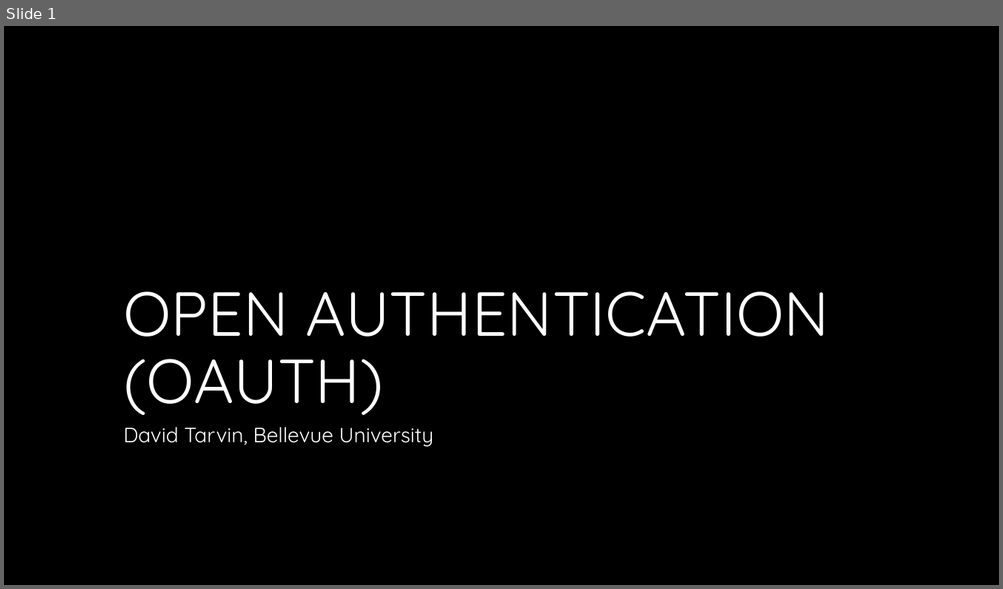
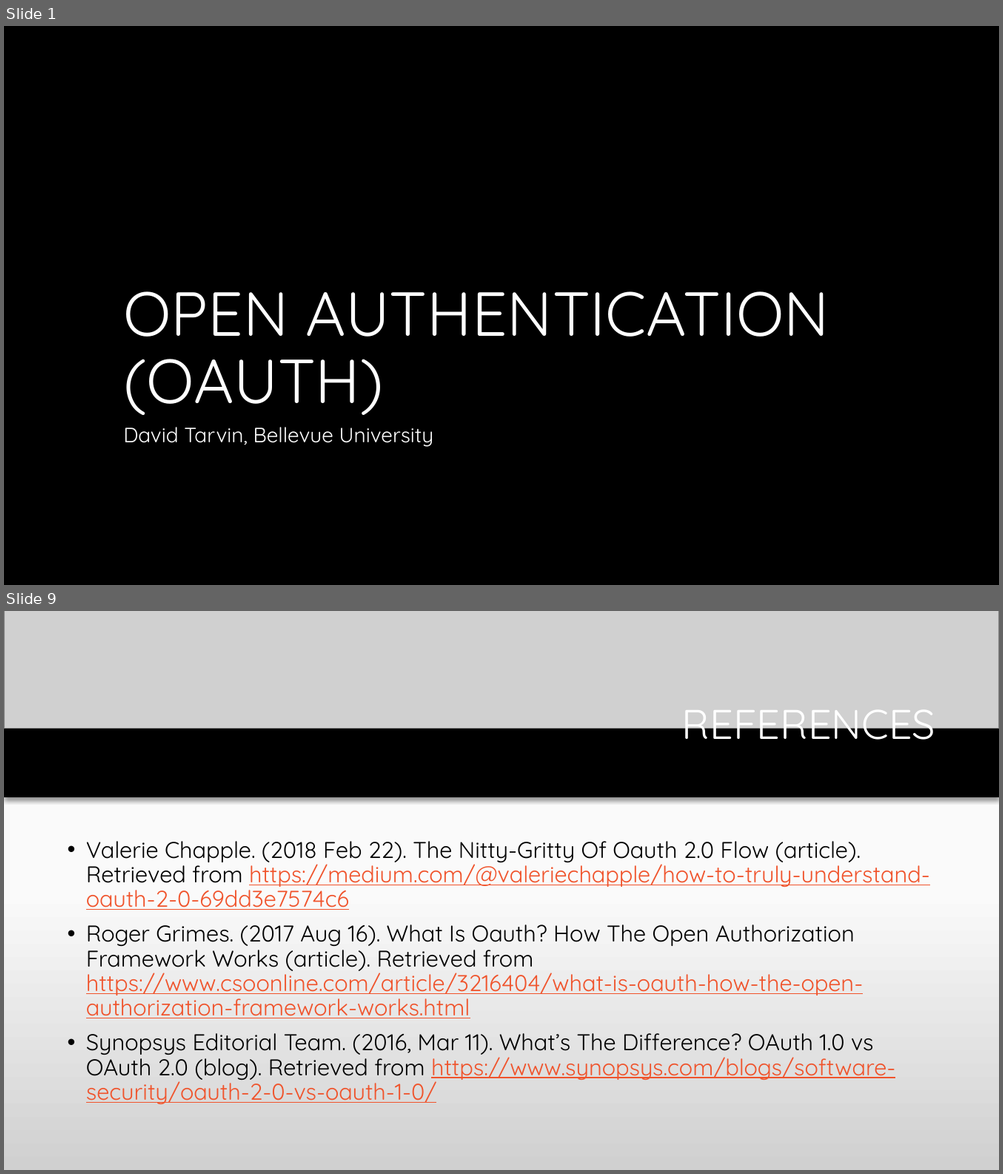
Before and after one commit to dtarvin/web-420, a slide deck: week-9/tarvin-presentation-9.1.pptx. Shown one above the other, each under a label of ours: slide 1 before the commit, slides 1 and 9 after it; the slides between them are not shown. The pictures are 1003x589 and 1003x1174 pixels, drawn with LibreOffice and Linux fonts; fonts in the diff are those of the drawing; grey boxes stand for pictures; background and template pictures are left out. Boxes give left, top, right and bottom in pixels: in the first picture for what was removed or moved away, otherwise in the second. Text is boxed around its words. In the diff, an @@ line names an element or a change of style, - is before the commit and + after.

```diff
--- a/week-9/tarvin-presentation-9.1.pptx
+++ b/week-9/tarvin-presentation-9.1.pptx
@@ slide 9 added at (x1=4, y1=611, x2=999, y2=1170), background gradient #FFFFFF to #FBFBFB to #D1D1D1 @@
@@ rectangle added at (x1=4, y1=611, x2=999, y2=797), fill #000000 @@
@@ picture added at (x1=4, y1=611, x2=999, y2=729) @@
@@ title added at (x1=682, y1=710, x2=936, y2=750), 40 pt, text #FFFFFF @@
+REFERENCES
@@ text added at (x1=86, y1=841, x2=930, y2=1105), 22 pt, text #000000 @@
+• Valerie Chapple. (2018 Feb 22). The Nitty-Gritty Of Oauth 2.0 Flow (article). Retrieved from https://medium.com/@valeriechapple/how-to-truly-understand-oauth-2-0-69dd3e7574c6
+• Roger Grimes. (2017 Aug 16). What Is Oauth? How The Open Authorization Framework Works (article). Retrieved from https://www.csoonline.com/article/3216404/what-is-oauth-how-the-open-authorization-framework-works.html
+• Synopsys Editorial Team. (2016, Mar 11). What’s The Difference? OAuth 1.0 vs OAuth 2.0 (blog). Retrieved from https://www.synopsys.com/blogs/software-security/oauth-2-0-vs-oauth-1-0/
```
Also in this commit, not shown: 6 slides changed, 1 other slide added, 1 slide removed, 18 other files.
